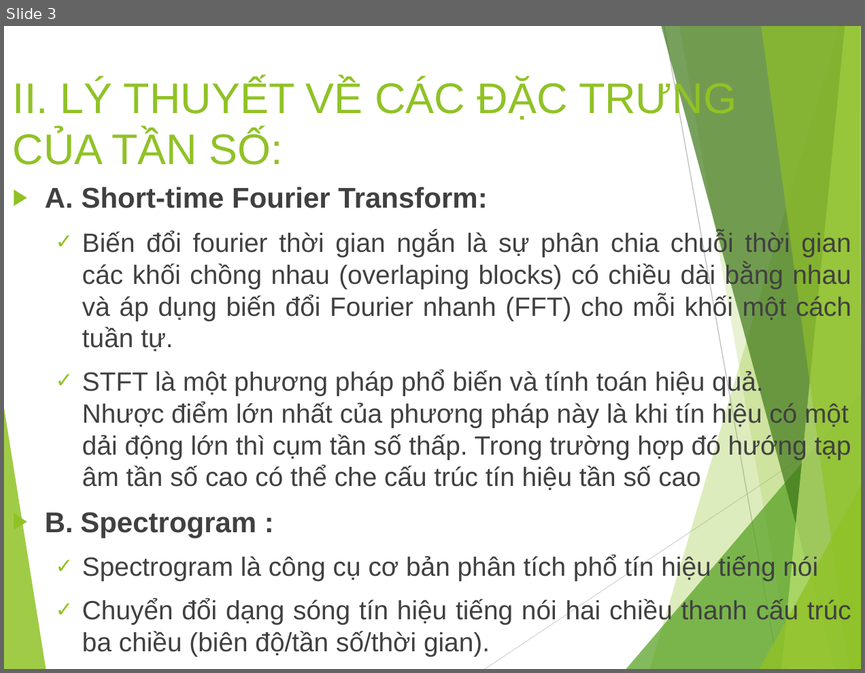
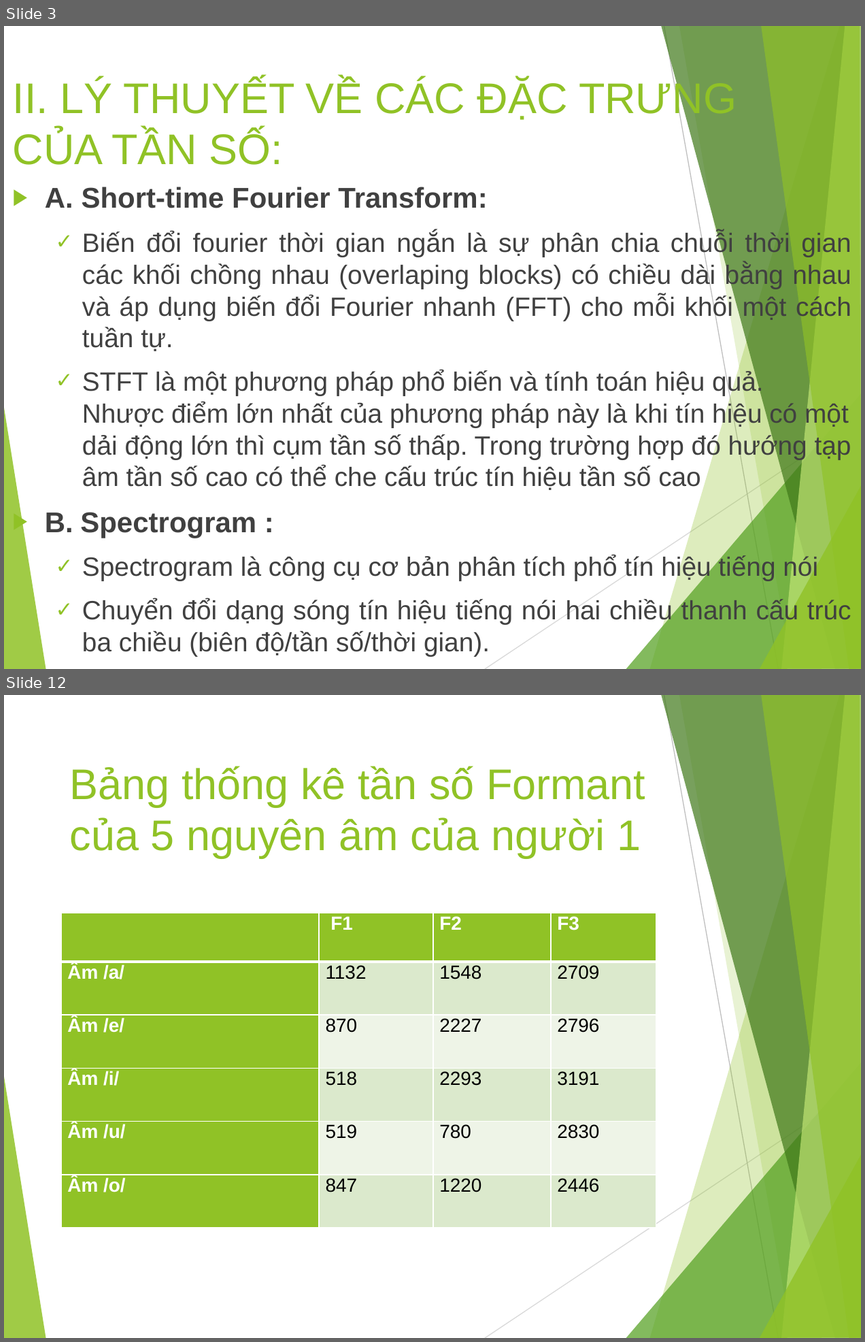
Before and after one commit to nhom-11-xlths/dE_02, a slide deck: SlideBaoCao.pptx. Shown one above the other, each under a label of ours: slide 3 before the commit, slides 3 and 12 after it; the slides between them are not shown. The pictures are 865x673 and 865x1342 pixels, drawn with LibreOffice and Linux fonts; fonts in the diff are those of the drawing. Boxes give left, top, right and bottom in pixels: in the first picture for what was removed or moved away, otherwise in the second. Text is boxed around its words. In the diff, an @@ line names an element or a change of style, - is before the commit and + after.

```diff
--- a/SlideBaoCao.pptx
+++ b/SlideBaoCao.pptx
@@ slide 12 added at [4, 695, 861, 1338], background #FFFFFF; not listed: 10 template elements that a slide beside it also shows @@
@@ title added at [70, 766, 645, 858], 36 pt, text #90C226 @@
+Bảng thống kê tần số Formant của 5 nguyên âm của người 1
@@ table added at [61, 913, 656, 1227], 6 rows, 4 columns @@
+ | F1 | F2 | F3
+Âm /a/ | 1132 | 1548 | 2709
+Âm /e/ | 870 | 2227 | 2796
+Âm /i/ | 518 | 2293 | 3191
+Âm /u/ | 519 | 780 | 2830
+Âm /o/ | 847 | 1220 | 2446
```
Also in this commit, not shown: 3 slides changed, 10 other slides added.
